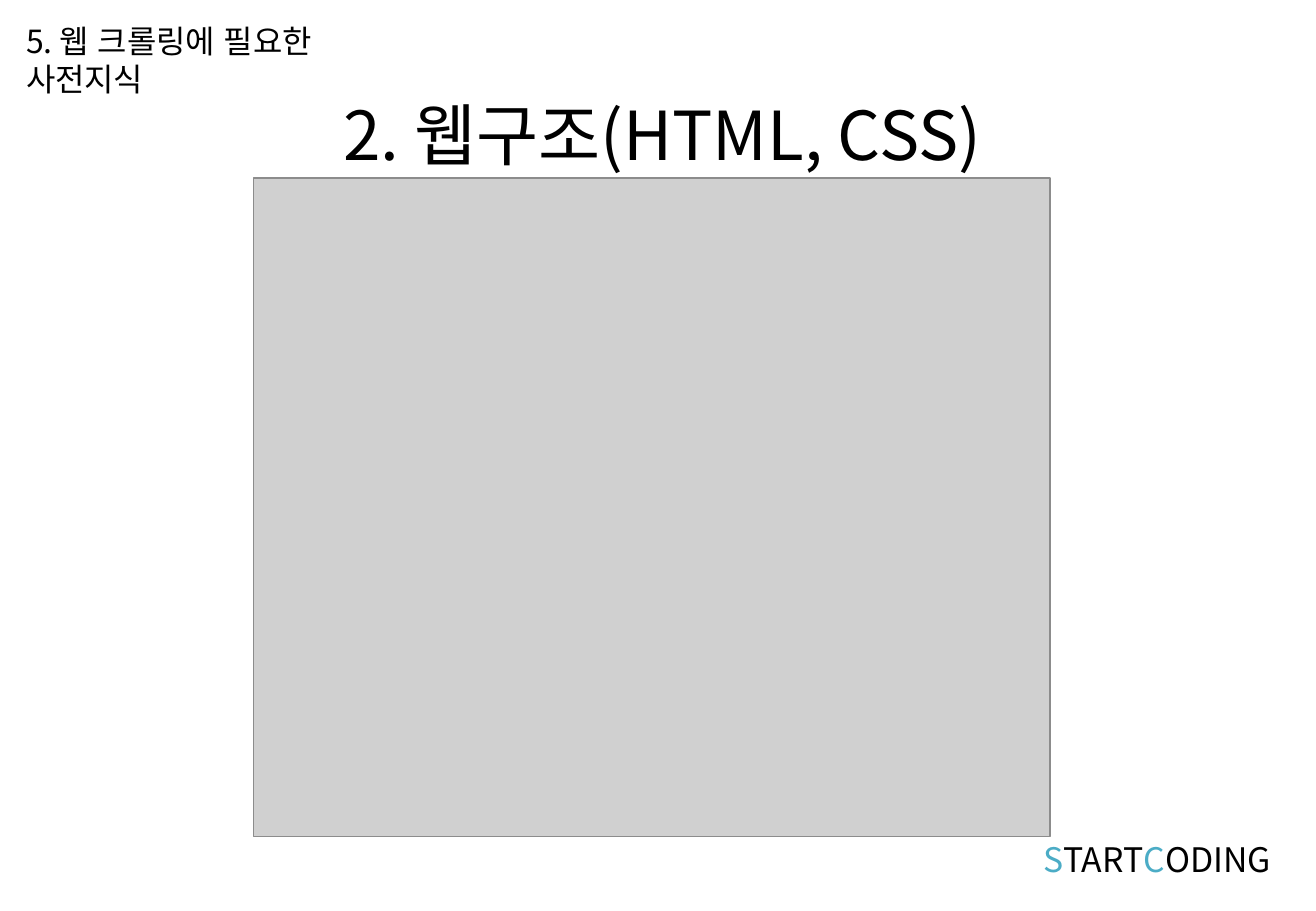
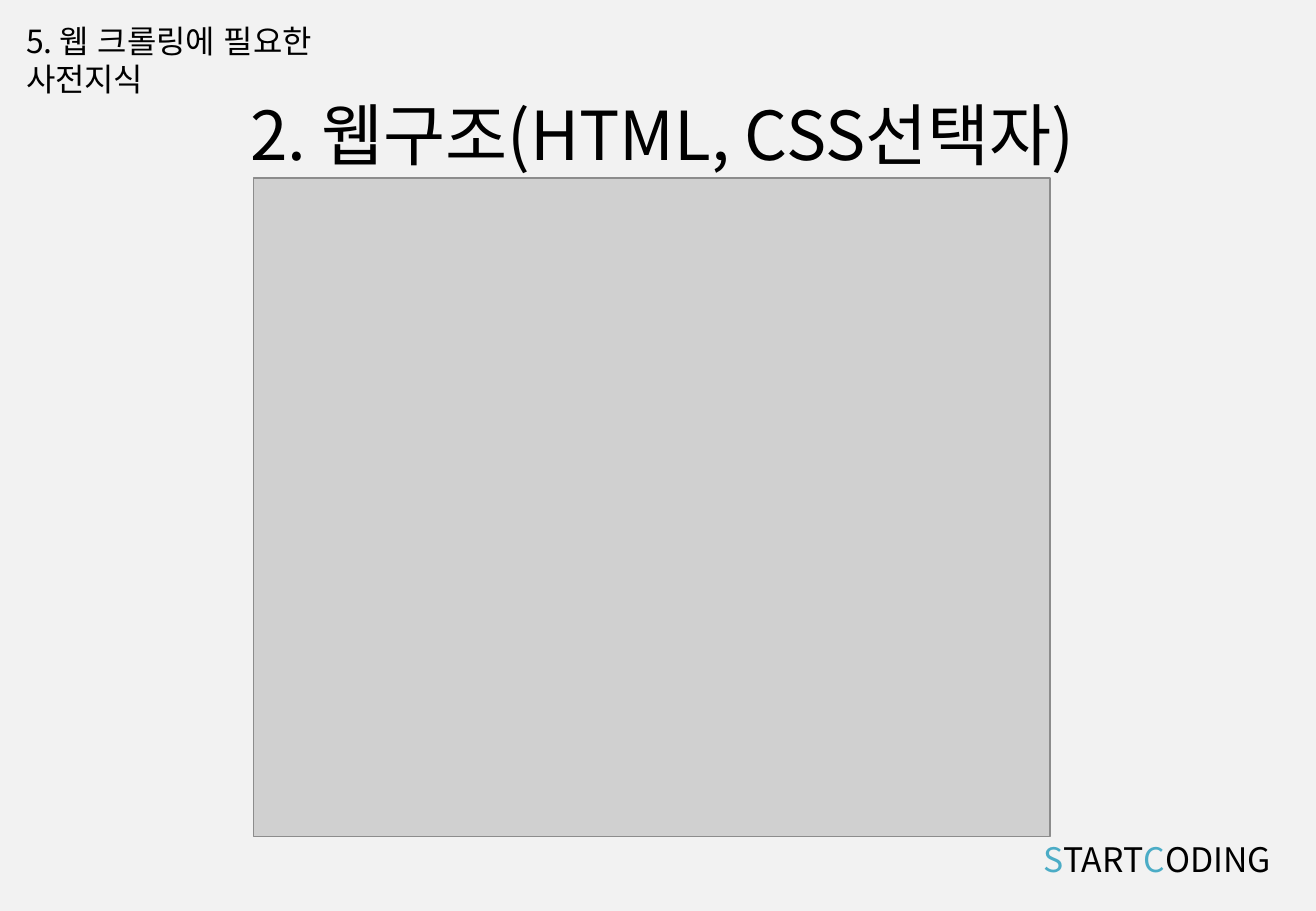
Before and after one commit to kwonkijun/python, a slide deck: slide 11 of 웹크롤링(PPT)/웹 크롤링 기초 강의안.pptx. Drawn at 1316x911 pixels with LibreOffice and Linux fonts; fonts in the diff are those of the drawing; grey boxes stand for pictures. Boxes give left, top, right and bottom in pixels: in the first picture for what was removed or moved away, otherwise in the second. Text is boxed around its words. In the diff, an @@ line names an element or a change of style, - is before the commit and + after.

```diff
--- a/웹크롤링(PPT)/웹 크롤링 기초 강의안.pptx
+++ b/웹크롤링(PPT)/웹 크롤링 기초 강의안.pptx
@@ background #FFFFFF to #F2F2F2 @@
@@ title at (250,104,1075,173): text changed @@
-2. 웹구조(HTML, CSS)
+2. 웹구조(HTML, CSS선택자)
```
Also in this commit, not shown: 9 other slides changed, 20 other files.
